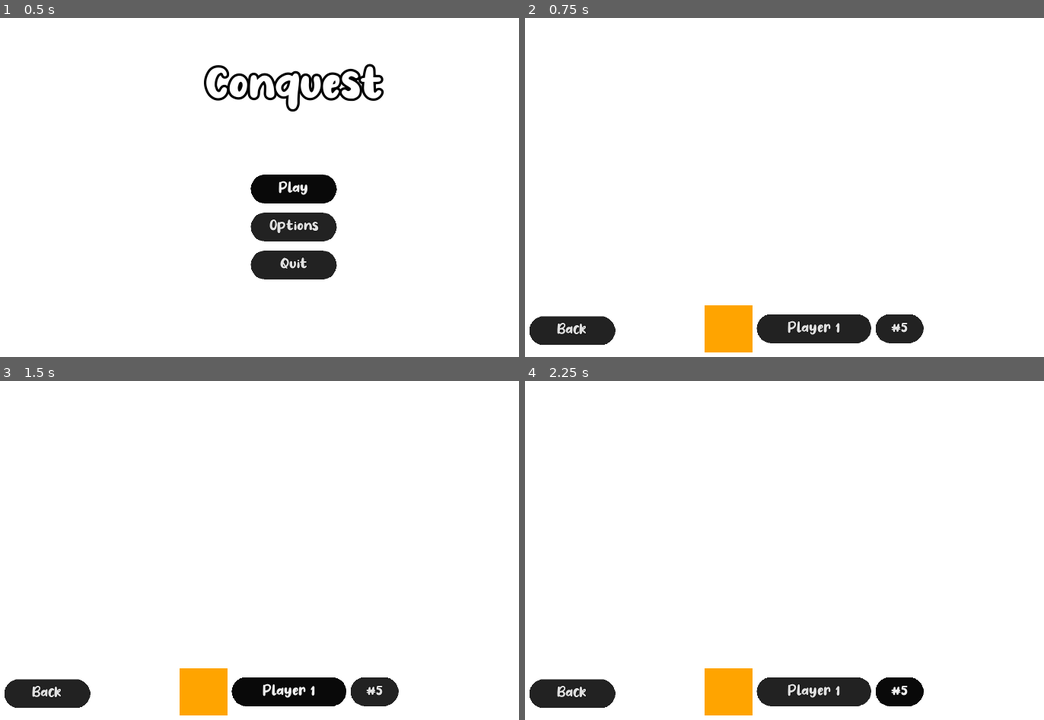
Above: before the commit, frames 1-4 (two rows, left to right).
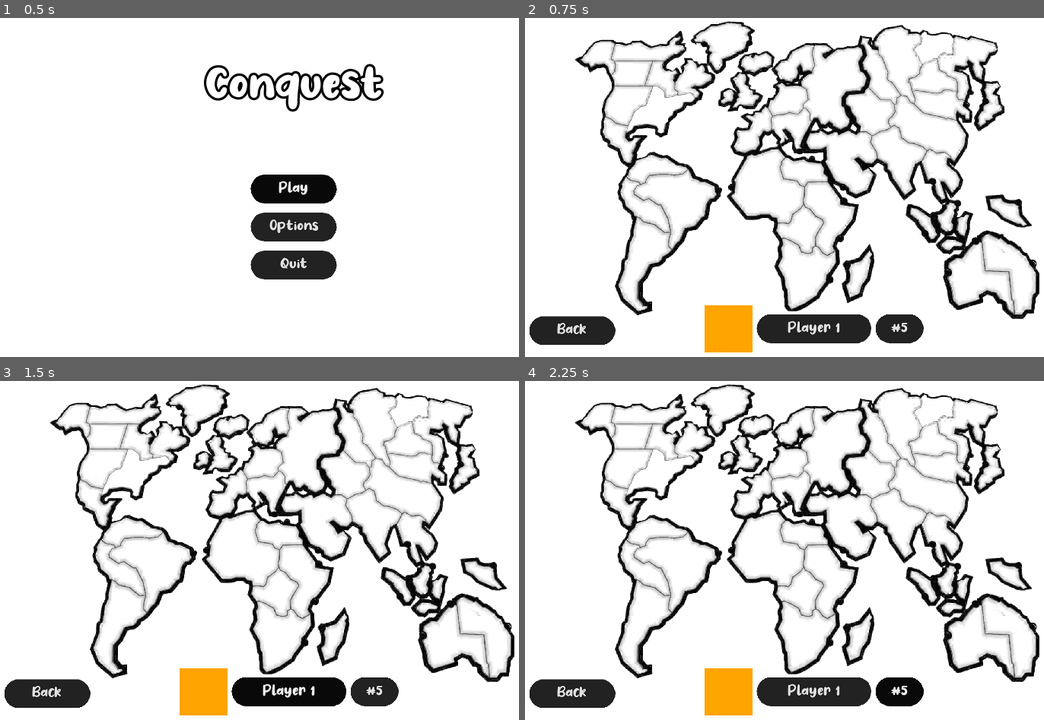
Above: after the commit, the same moments.

Repository: argosopentech/Conquest
Game: Godot game, scene res://Source/Main/Main.tscn
Two runs of this game, one before a commit and one after it. Both use one fixed random seed, a clock stepped at 60 frames per second and the inputs below.
Inputs:
- Up to frame 1 (0.5 s): no input
- Up to frame 2 (0.75 s): click "Play" at 0.5 s
- Up to frame 3 (1.5 s): click "Player 1" at 1.25 s
- Up to frame 4 (2.25 s): click "#5" at 2 s

Frame 1 is identical in both runs. In frame 2, 18% of the frame differs, in the area x 9-100%, y 0-89%; in frame 3, 18%; in frame 4, 18%.

Commit message:
World Map Added

Diff:
--- a/Source/Gameplay/Game/Game.tscn
+++ b/Source/Gameplay/Game/Game.tscn
@@ -6,6 +6,7 @@
 [ext_resource path="res://Source/Gameplay/PlayersQueue/PlayersQueue.tscn" type="PackedScene" id=4]
 [ext_resource path="res://Source/Gameplay/Player/Player.tscn" type="PackedScene" id=5]
 [ext_resource path="res://Source/Button/Button.tscn" type="PackedScene" id=6]
+[ext_resource path="res://Source/Gameplay/Map/Map.tscn" type="PackedScene" id=7]
 
 [sub_resource type="GDScript" id=1]
 script/source = "extends CanvasLayer
@@ -55,5 +56,10 @@
 
 [node name="6" parent="PlayersQueue" instance=ExtResource( 5 )]
 
+[node name="MapLayer" type="CanvasLayer" parent="."]
+layer = 0
+
+[node name="Map" parent="MapLayer" instance=ExtResource( 7 )]
+
 [connection signal="pressed" from="HUD/Quit" to="." method="quit"]
 [connection signal="active_player_changed" from="PlayersQueue" to="." method="active_player_changed"]
--- a/Source/Gameplay/Map/Map.tscn
+++ b/Source/Gameplay/Map/Map.tscn
@@ -1,3 +1,22 @@
-[gd_scene format=2]
+[gd_scene load_steps=2 format=2]
 
-[node name="Map" type="Node2D"]
+[ext_resource path="res://Assets/Graphics/Map/full map.png" type="Texture" id=1]
+
+[node name="Map" type="Control"]
+anchor_right = 1.0
+anchor_bottom = 1.0
+__meta__ = {
+"_edit_use_anchors_": false
+}
+
+[node name="Image" type="TextureRect" parent="."]
+anchor_left = 0.5
+anchor_right = 0.5
+margin_left = -576.0
+margin_right = 576.0
+margin_bottom = 648.0
+texture = ExtResource( 1 )
+expand = true
+__meta__ = {
+"_edit_use_anchors_": false
+}
Binary file added: Assets/Graphics/Map/full map.png
Not shown, added: Assets/Graphics/Map/full map.png.import
Not shown: 1 places in Source/Gameplay/Game/Game.tscn that only renumber resources
